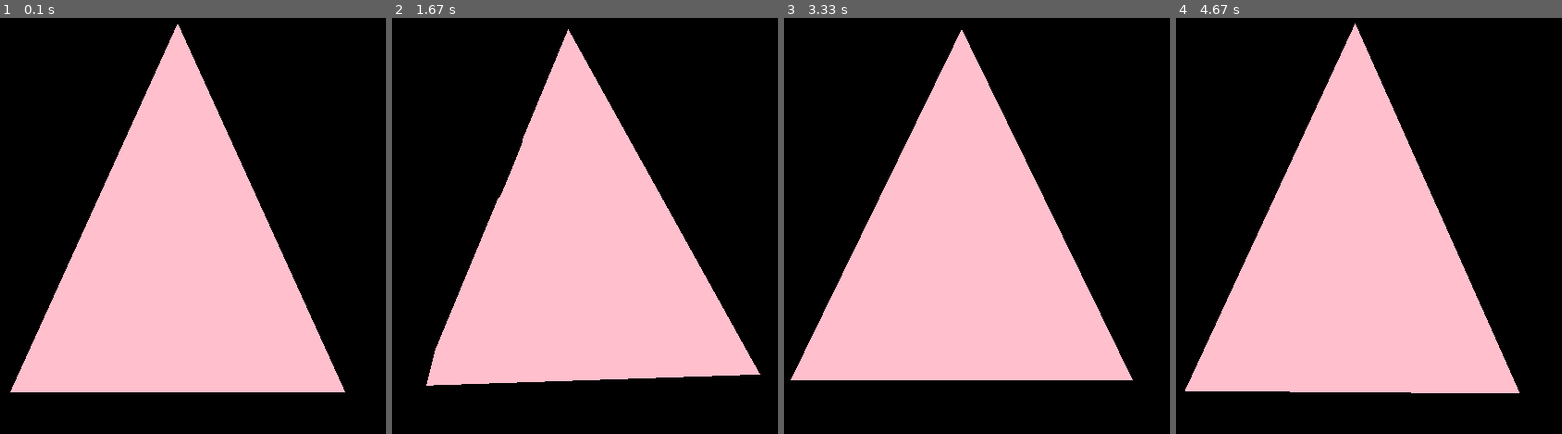
Above: before the commit, frames 1-4 (left to right).
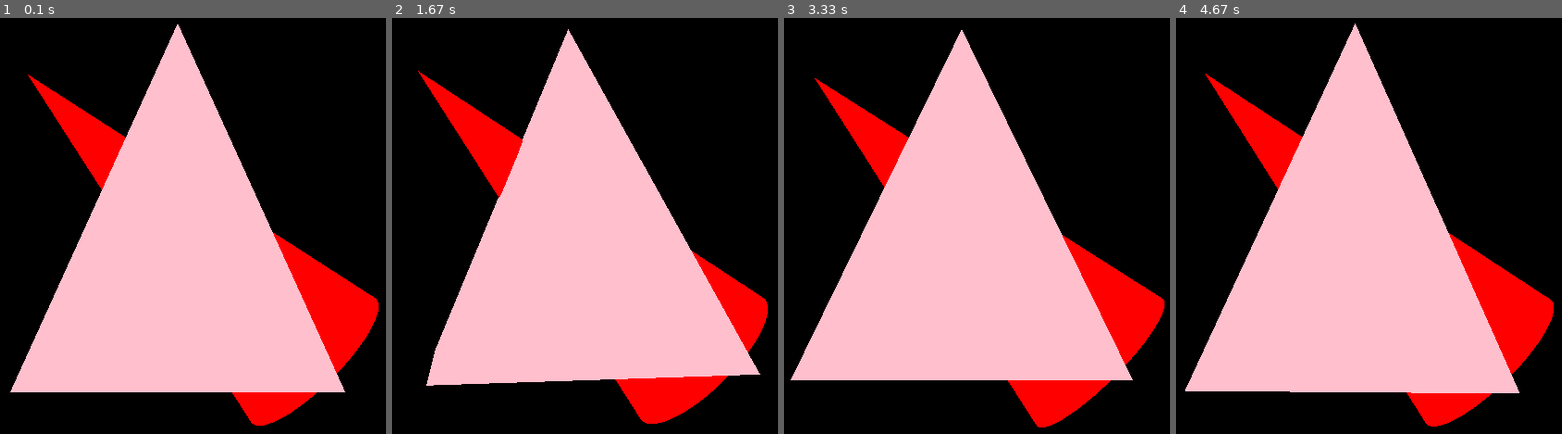
Above: after the commit, the same moments.

Repository: ValeriaMordyashova/tetrahedron_minus_cone
Game: pygame game, started from src/main.py
Same seed, same stepped clock (60 frames per second), same inputs: the game is played once before the commit and once after it.
Inputs:
- Up to frame 1 (0.1 s): no input
- Up to frame 2 (1.67 s): hold Right 0.33-0.8 s; hold Up 0.83-1.13 s; hold Right 1.17-1.63 s
- Up to frame 3 (3.33 s): hold Left 1.67-2.2 s; hold Down 2.23-2.53 s; hold Left 2.57-2.97 s; hold Up from 3 s (still down)
- Up to frame 4 (4.67 s): release Up at 3.37 s; hold Right 3.4-4.03 s; hold Down 4.07-4.43 s; hold Left from 4.47 s (still down)

The runs differ from the first frame. In frame 1, 6.8% of the frame differs, in the area x 7-99%, y 13-98%; in frame 2, 6.1%; in frame 3, 6.8%, in the area x 7-99%, y 14-99%; in frame 4, 6.7%.

Commit message:
Изменение кода Раскраска конуса в другой цвет в функции glColor3f

Diff:
--- a/src/drawing.py
+++ b/src/drawing.py
@@ -13,7 +13,7 @@
     draw_cone(0.65, 3)
 
     # Нарисовать закрашенную окружность
-    glColor3f(0.0, 0.0, 0.0)
+    glColor3f(2.0, 0.0, 0.0)
     gluDisk(gluNewQuadric(), 0, 0.65, 100, 1)
 
     glPopMatrix()
@@ -30,7 +30,7 @@
     """
     slices = 100
     stacks = 100
-    glColor3f(0.0, 0.0, 0.0)
+    glColor3f(2.0, 0.0, 0.0)
     gluCylinder(gluNewQuadric(), radius, 0, height, slices, stacks)
 
 def draw_tetrahedron():
--- a/src/stencil_buffer.py
+++ b/src/stencil_buffer.py
@@ -5,22 +5,35 @@
 def stencil_buffer_example():
     """
     Использует буфер трафарета для отрисовки фигуры "тетраэдр минус конус" с помощью библиотеки Pygame и OpenGL.
+
+    Функция создает окно Pygame и инициализирует OpenGL, чтобы использовать буфер трафарета.
+    В цикле обработки событий Pygame реализована отрисовка тетраэдра и конуса с использованием буфера трафарета.
+
+    Управление:
+    - Стрелка влево: Поворот влево
+    - Стрелка вправо: Поворот вправо
+    - Стрелка вверх: Поворот вверх
+    - Стрелка вниз: Поворот вниз
+    - Закрытие окна: Завершение программы
     """
     rotation_speed = 5.0
+
+    # Включить буфер глубины и буфер трафарета, установить операции для буфера трафарета
     glEnable(GL_DEPTH_TEST)
     glEnable(GL_STENCIL_TEST)
     glStencilOp(GL_KEEP, GL_KEEP, GL_REPLACE)
 
+    # Начальная позиция камеры
     glTranslatef(0.0, 0.0, -5)
 
     while True:
-        glEnable(GL_STENCIL_TEST)  # Включить буфер трафарета
-
+        # Обработка событий Pygame
         for event in pygame.event.get():
             if event.type == pygame.QUIT:
                 pygame.quit()
                 quit()
             elif event.type == pygame.KEYDOWN:
+                # Обработка нажатий клавиш для управления вращением
                 if event.key == pygame.K_LEFT:
                     glRotatef(rotation_speed, 0, -1, 0)
                 elif event.key == pygame.K_RIGHT:
@@ -30,24 +43,27 @@
                 elif event.key == pygame.K_DOWN:
                     glRotatef(-rotation_speed, -1, 0, 0)
 
-
+        # Очистка буферов и включение буфера трафарета
         glClear(GL_COLOR_BUFFER_BIT | GL_DEPTH_BUFFER_BIT | GL_STENCIL_BUFFER_BIT)
+        glEnable(GL_STENCIL_TEST)
 
         # Первый проход: рисуем тетраэдр в буфер трафарета
-        glStencilFunc(GL_ALWAYS, 1, 0)
+        glStencilFunc(GL_ALWAYS, 1, 0xFF)
         glStencilOp(GL_KEEP, GL_KEEP, GL_REPLACE)
-        draw_tetrahedron()
 
         # Второй проход: рисуем конус в буфер трафарета
-        glStencilFunc(GL_ALWAYS, 2, 0)
+        glStencilFunc(GL_ALWAYS, 2, 0xFF)
         glStencilOp(GL_KEEP, GL_KEEP, GL_REPLACE)
         # Нарисовать конус от правой грани тетраэдра
         draw_cone_from_right_face()
 
         # Третий проход: рисуем только те части тетраэдра, которые не пересекаются с конусом
-        glStencilFunc(GL_EQUAL, 1, 255)
+        glStencilFunc(GL_NOTEQUAL, 1, 0xFF)
         glStencilOp(GL_KEEP, GL_KEEP, GL_KEEP)
         draw_tetrahedron()
 
+        # Обновление экрана
         pygame.display.flip()
+
+        # Задержка для стабилизации кадров
         pygame.time.wait(10)
